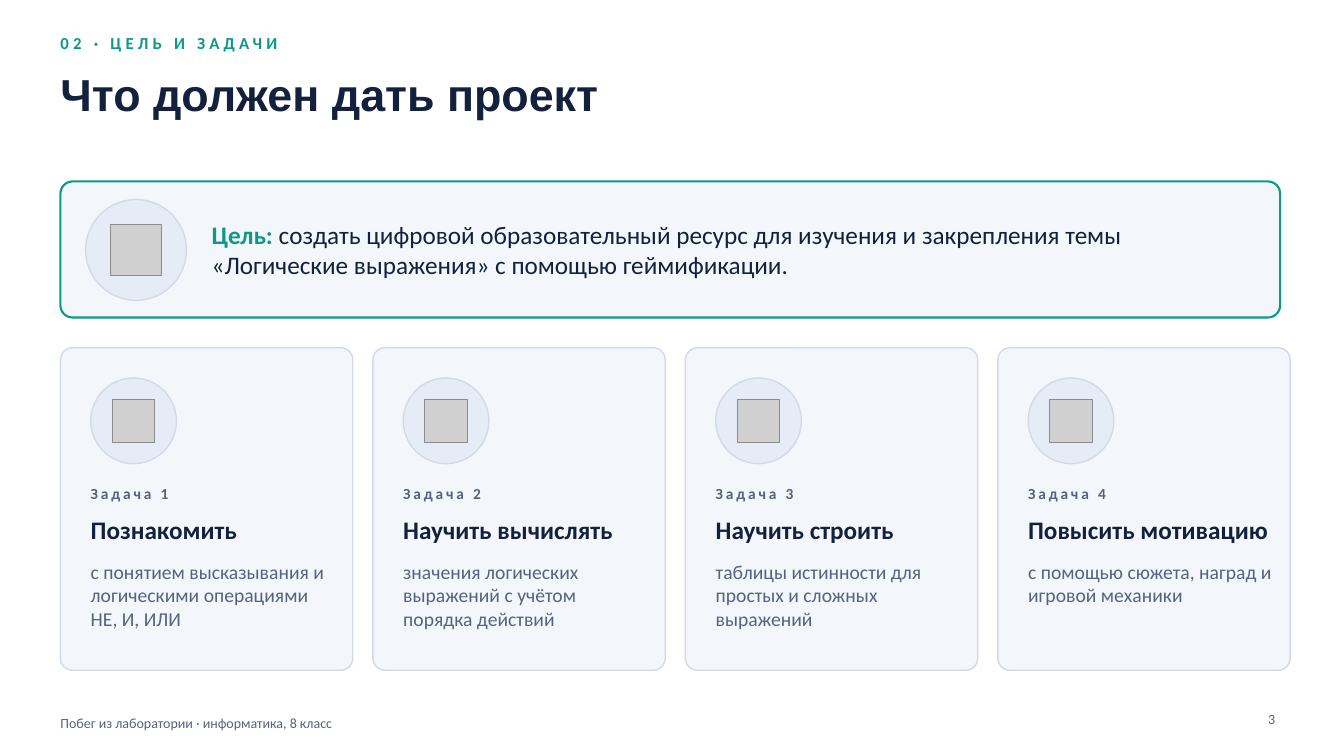
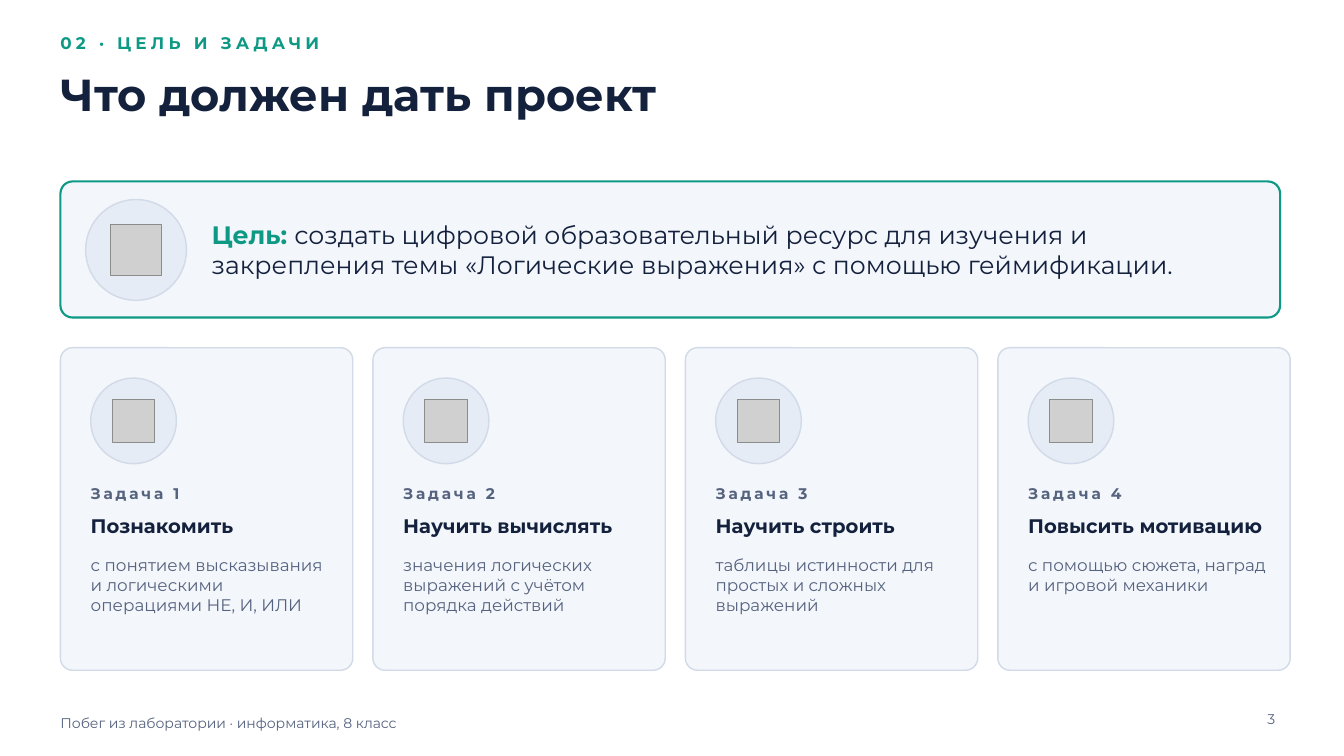
Before and after one commit to galiyabanum/logical, a slide deck: slide 3 of docs/Побег_из_лаборатории_презентация.pptx. Drawn at 1344x756 pixels with LibreOffice and Linux fonts; fonts in the diff are those of the drawing; grey boxes stand for pictures. Boxes give left, top, right and bottom in pixels: in the first picture for what was removed or moved away, otherwise in the second. Text is boxed around its words. In the diff, an @@ line names an element or a change of style, - is before the commit and + after.

```diff
--- a/docs/Побег_из_лаборатории_презентация.pptx
+++ b/docs/Побег_из_лаборатории_презентация.pptx
@@ title "Что должен дать проект" at (x1=60, y1=79, x2=656, y2=120): font Arial to Montserrat @@
@@ size 18 to 14 pt, font Calibri to Montserrat in 4 elements at (x1=91, y1=519, x2=234, y2=534), (x1=403, y1=519, x2=612, y2=537), (x1=716, y1=519, x2=895, y2=537), (x1=1028, y1=519, x2=1262, y2=536) @@
@@ size 14 to 12 pt, font Calibri to Montserrat in 4 elements at (x1=91, y1=562, x2=322, y2=614), (x1=403, y1=562, x2=592, y2=614), (x1=716, y1=558, x2=934, y2=614), (x1=1028, y1=562, x2=1266, y2=594) @@
@@ font Calibri to Montserrat in 8 elements at (x1=60, y1=37, x2=319, y2=52), (x1=212, y1=225, x2=1173, y2=279), (x1=91, y1=488, x2=179, y2=501), (x1=403, y1=488, x2=495, y2=501), (x1=716, y1=488, x2=807, y2=501), (x1=1028, y1=488, x2=1122, y2=501), (x1=1267, y1=714, x2=1275, y2=724), (x1=60, y1=717, x2=397, y2=731) @@
```
Also in this commit, not shown: 11 other slides changed, 2 other files.
